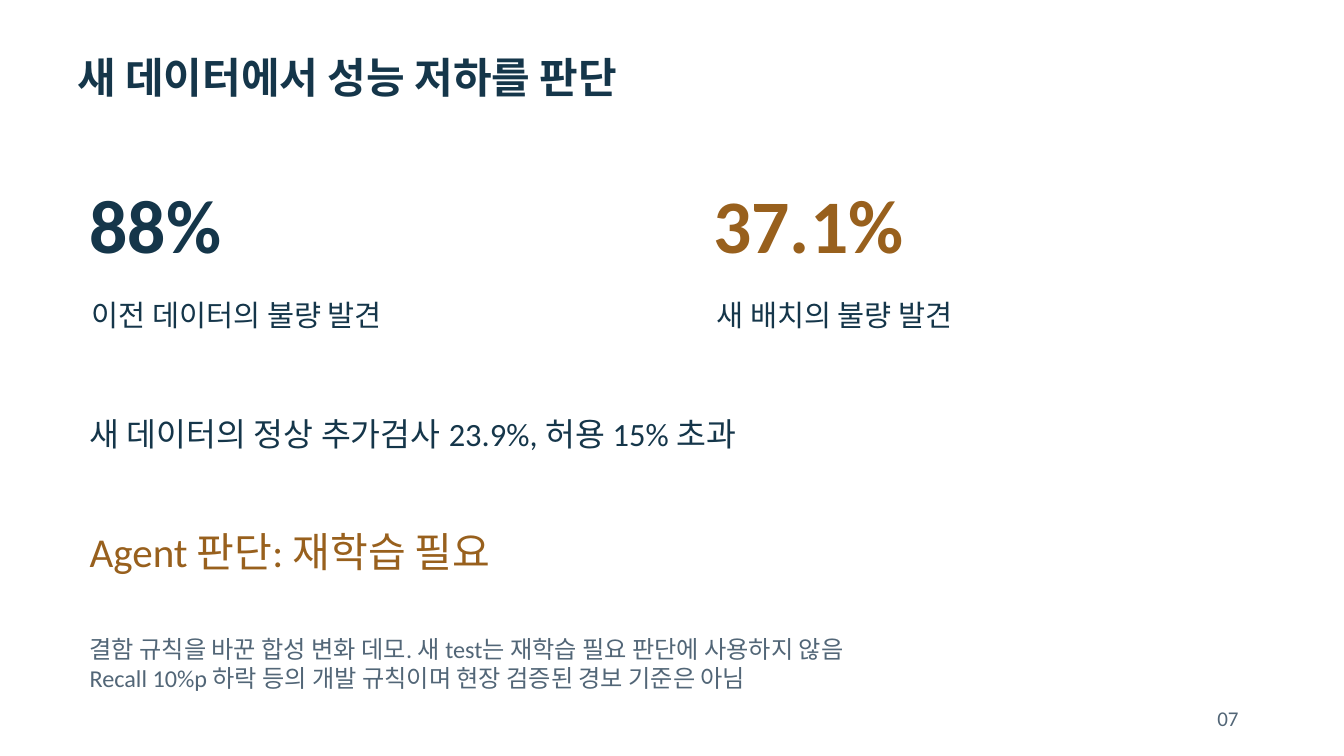
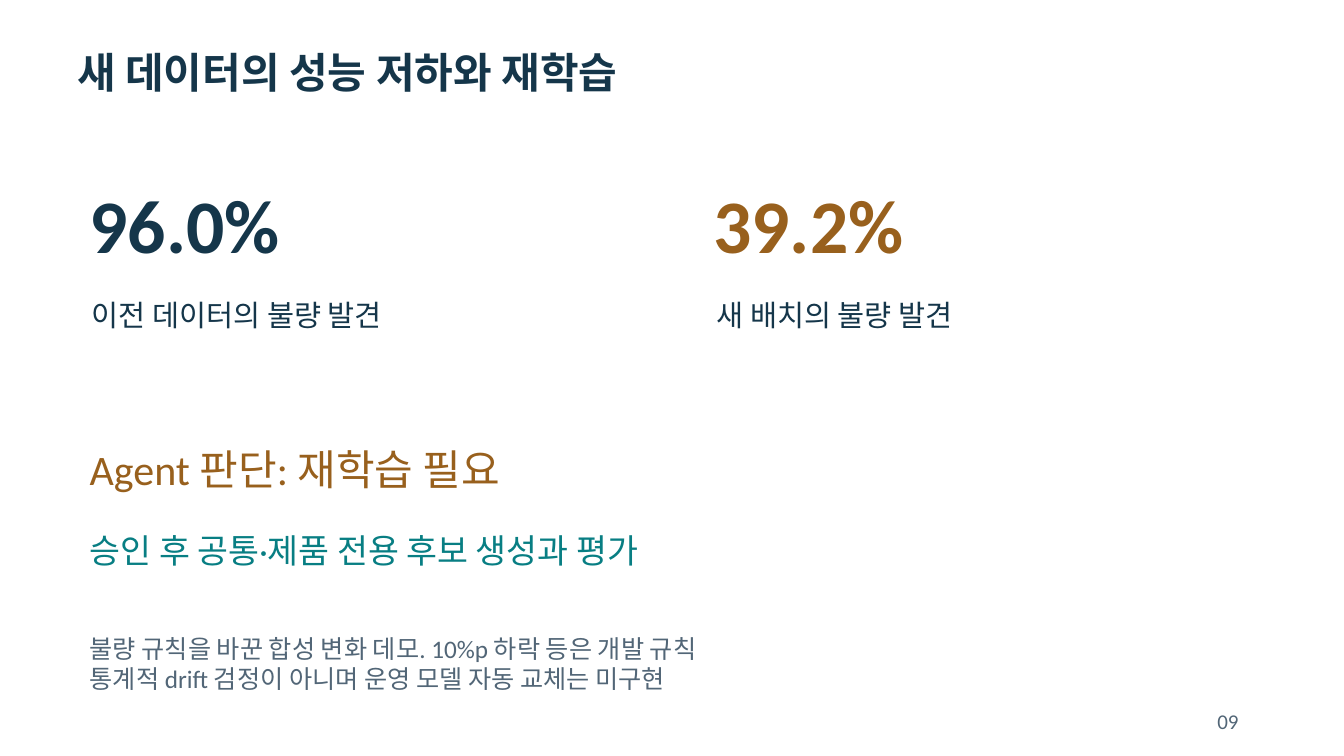
Before and after one commit to dragonchan95/Semiconductor-AI-Agent, a slide deck: slide 9 of docs/G045_Semiconductor_Agent.pptx (slide 7 before the commit). Drawn at 1344x756 pixels with LibreOffice and Linux fonts; fonts in the diff are those of the drawing. Boxes give left, top, right and bottom in pixels: in the first picture for what was removed or moved away, otherwise in the second. Text is boxed around its words. In the diff, an @@ line names an element or a change of style, - is before the commit and + after.

Commit message:
Expand course model experiments and explain preprocessing with grounded local agents

```diff
--- a/docs/G045_Semiconductor_Agent.pptx
+++ b/docs/G045_Semiconductor_Agent.pptx
@@ text at bbox=[77, 52, 617, 92]: text changed @@
-새 데이터에서 성능 저하를 판단
+새 데이터의 성능 저하와 재학습
@@ text at bbox=[90, 201, 280, 254]: text changed @@
-88%
+96.0%
@@ text at bbox=[713, 201, 903, 254]: text changed @@
-37.1%
+39.2%
@@ text removed at bbox=[90, 419, 736, 450] @@
-새 데이터의 정상 추가검사 23.9%, 허용 15% 초과
@@ text "Agent 판단: 재학습 필요": place and size @@
-text "Agent 판단: 재학습 필요" at bbox=[90, 533, 490, 574]
+text "Agent 판단: 재학습 필요" at bbox=[90, 450, 500, 493]
@@ text "Agent 판단: 재학습 필요" at bbox=[90, 450, 500, 493]: size 29.2 to 30 pt @@
@@ text added at bbox=[90, 535, 638, 566], 24 pt, text #087E83 @@
+승인 후 공통·제품 전용 후보 생성과 평가
@@ text at bbox=[90, 637, 696, 690]: text changed; size 17.2 to 18 pt @@
-결함 규칙을 바꾼 합성 변화 데모. 새 test는 재학습 필요 판단에 사용하지 않음
-Recall 10%p 하락 등의 개발 규칙이며 현장 검증된 경보 기준은 아님
+불량 규칙을 바꾼 합성 변화 데모. 10%p 하락 등은 개발 규칙
+통계적 drift 검정이 아니며 운영 모델 자동 교체는 미구현
@@ text at bbox=[1217, 715, 1238, 729]: text changed @@
-07
+09
```
Also in this commit, not shown: 8 other slides changed, 5 slides added, 2 slides removed, 40 other files.
